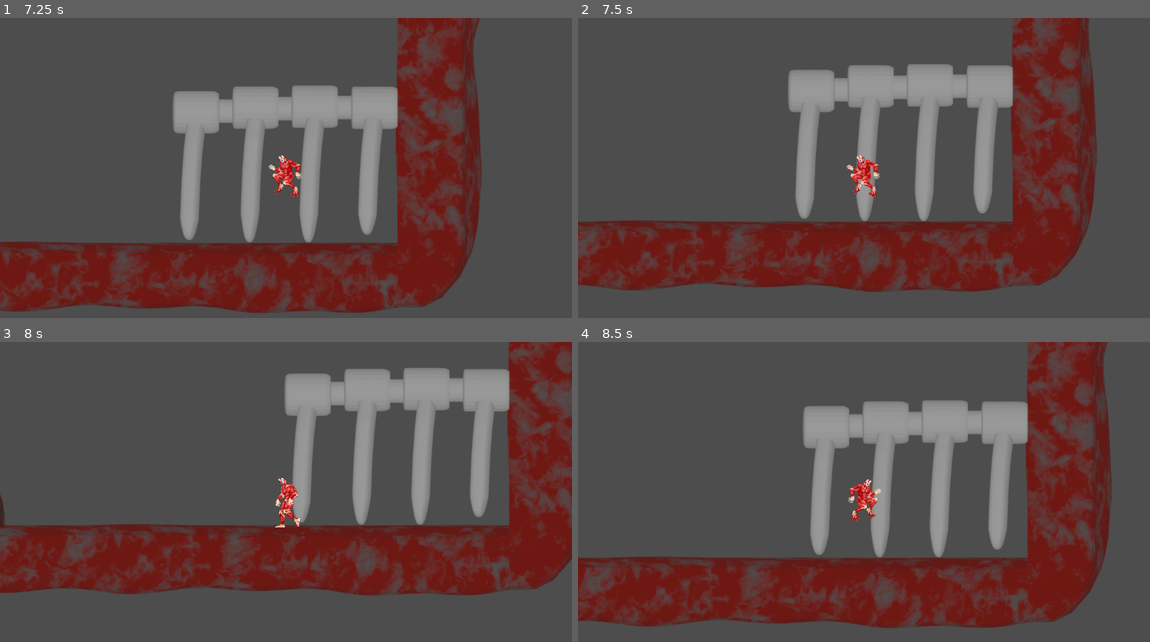
Above: before the commit, frames 1-4 (two rows, left to right).
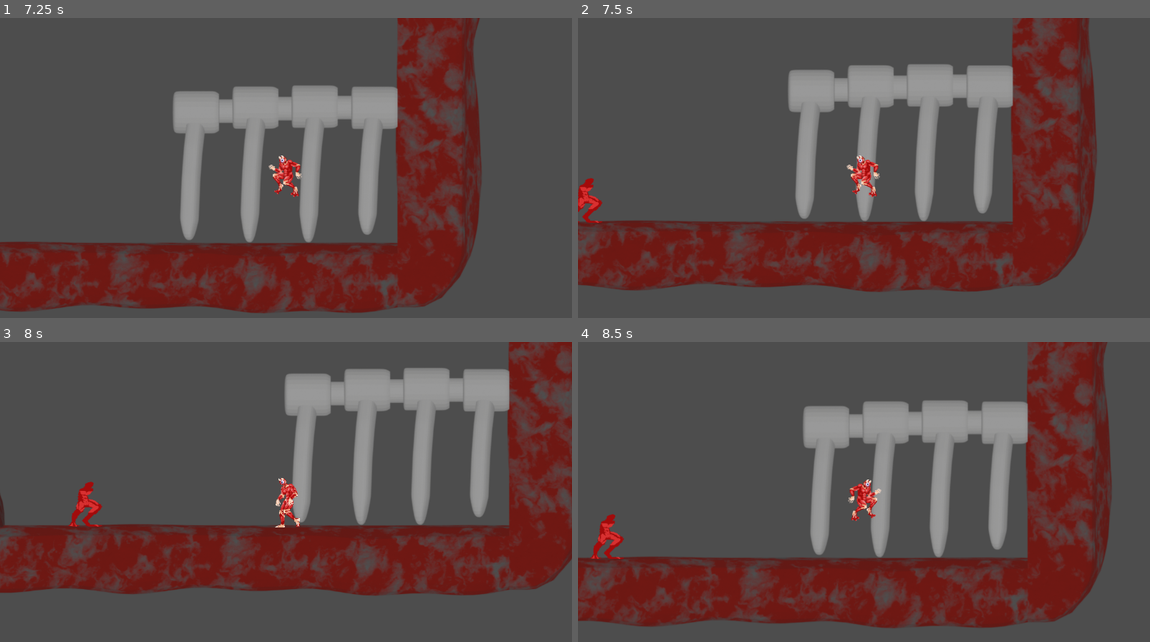
Above: after the commit, the same moments.

Repository: Terezu/Carnage
Game: Godot game, scene res://scenes/menu.tscn
Two runs of this game, one before a commit and one after it. Both use one fixed random seed, a clock stepped at 60 frames per second and the inputs below.
Inputs:
- Up to frame 1 (7.25 s): click "Start" at 0.5 s; tap Enter at 1.25 s; hold Right (ui_right) 1.28-2.78 s; tap Space (Atirar) every 0.75 s from 1.35 to 6.6 s; tap Up (Jump) at 1.52, 2.27, 3.77, 4.52, 5.27, 6.77 s; hold Left (ui_left) 2.78-3.53 s; hold Right (ui_right) 3.53-5.03 s; hold Left (ui_left) 5.03-5.78 s; hold Right (ui_right) 5.78-6.53 s; hold Left (ui_left) from 6.53 s (still down)
- Up to frame 2 (7.5 s): keep holding Left (ui_left); tap Space (Atirar) at 7.35 s
- Up to frame 3 (8 s): keep holding Left (ui_left); tap Up (Jump) at 7.52 s
- Up to frame 4 (8.5 s): release Left (ui_left) at 8.03 s; hold Right (ui_right) from 8.03 s (still down); tap Space (Atirar) at 8.1 s; tap Up (Jump) at 8.27 s

Frame 1 is identical in both runs. In frame 2, 0.3% of the frame differs, in the area x 0-5%, y 53-69%; in frame 3, 0.4%; in frame 4, 0.4%, in the area x 2-9%, y 57-73%.

Commit message:
[ADD] - Hitbox fase 2-1

Diff:
--- a/scenes/2-1.tscn
+++ b/scenes/2-1.tscn
@@ -3,6 +3,8 @@
 [ext_resource type="Texture2D" uid="uid://c0m36y0uepbcm" path="res://Sprites/1.png" id="1_okht4"]
 [ext_resource type="Texture2D" uid="uid://duitfanngwjln" path="res://Sprites/2.png" id="2_o5tts"]
 [ext_resource type="PackedScene" uid="uid://d1x1xau2urn2" path="res://scenes/Carnage.tscn" id="3_o5tts"]
+[ext_resource type="PackedScene" uid="uid://l5dam0mj6tgu" path="res://scenes/inimigo1.tscn" id="4_fjhcd"]
+[ext_resource type="PackedScene" uid="uid://baqaa1hjeb344" path="res://scenes/inimigo2.tscn" id="5_0mshq"]
 
 [node name="Node2D" type="Node2D" unique_id=949469859]
 
@@ -14,7 +16,23 @@
 
 [node name="CollisionPolygon2D" type="CollisionPolygon2D" parent="1/StaticBody2D2" unique_id=106025846]
 position = Vector2(1024, 288)
-polygon = PackedVector2Array(0, 0, 0, 128, -1896, 128, -1984, 0, -1984, -328, -1968, -392, -2008, -520, -1984, -704, -1992, -840, -1976, -992, -1880, -1088, -1832, -1088, -1832, 0)
+polygon = PackedVector2Array(0, 0, 0, 128, -1896, 128, -1984, 0, -1984, -328, -1968, -392, -2008, -520, -1984, -704, -1992, -840, -1976, -992, -1880, -1088, -1832, -1088, -1832.0001, -40.344543, -1832, 0)
+
+[node name="CollisionPolygon2D2" type="CollisionPolygon2D" parent="1/StaticBody2D2" unique_id=1148726059]
+position = Vector2(-576, 150)
+polygon = PackedVector2Array(0, 10, -56, 50, -80, 58, -120, 58, -136, 66, -152, 90, -208, 90, -224, 98, -232, 98, -232, -62, -224, -62, -216, -54, -200, -54, -136, -6, -8, -6, 0, 2)
+
+[node name="CollisionPolygon2D3" type="CollisionPolygon2D" parent="1/StaticBody2D2" unique_id=1760921499]
+position = Vector2(-808, -176)
+polygon = PackedVector2Array(8, 0, 24, -8, 80, -8, 96, -16, 96, -24, 152, -32, 224, -80, 224, -96, 96, -96, 96, -104, 88, -112, 8, -144, 0, -144, 0, 0)
+
+[node name="CollisionPolygon2D4" type="CollisionPolygon2D" parent="1/StaticBody2D2" unique_id=382952157]
+position = Vector2(1024, 32)
+polygon = PackedVector2Array(0, 8, 0, 80, -1376, 80, -1376, 168, -1456, 168, -1456, 16, -1432, 0, 0, 0)
+
+[node name="CollisionPolygon2D5" type="CollisionPolygon2D" parent="1/StaticBody2D2" unique_id=1919173965]
+position = Vector2(1024, -400)
+polygon = PackedVector2Array(0, 0, -72, -8, -616, -8, -672, 24, -672, 48, -680, 72, -672, 144, -680, 184, -672, 208, -680, 224, -664, 272, -664, 272, -664, 312, -680, 344, -776, 344, -784, 344, -800, 336, -800, 320, -816, 272, -808, 240, -808, 200, -808, 128, -816, 72, -800, 24, -864, -8, -1488, -8, -1504, -48, -1496, -80, -1480, -96, -1432, -96, 0, -96)
 
 [node name="2" type="Sprite2D" parent="." unique_id=2096041955]
 position = Vector2(-520, -288)
@@ -26,5 +44,35 @@
 position = Vector2(-1040, 288)
 polygon = PackedVector2Array(8, 0, 1728, 0, 1728, -1104, 1776, -1104, 1872, -992, 1872, 0, 1768, 128, 16, 128, 16, 0)
 
+[node name="CollisionPolygon2D2" type="CollisionPolygon2D" parent="2/StaticBody2D2" unique_id=1751850957]
+position = Vector2(-1024, 112)
+polygon = PackedVector2Array(8, 0, 48, 0, 64, 16, 64, 80, 80, 88, 144, 88, 152, 48, 152, -8, 144, -24, 136, -72, 128, -80, 0, -80, 0, 0)
+
+[node name="CollisionPolygon2D3" type="CollisionPolygon2D" parent="2/StaticBody2D2" unique_id=669500694]
+position = Vector2(-1024, -400)
+polygon = PackedVector2Array(0, 0, 32, 0, 88, -8, 120, -16, 120, -24, 128, -48, 128, -64, 120, -88, 72, -96, 0, -96)
+
+[node name="CollisionPolygon2D4" type="CollisionPolygon2D" parent="2/StaticBody2D2" unique_id=102600199]
+position = Vector2(-504, -416)
+polygon = PackedVector2Array(0, 0, 16, 24, 32, 40, 112, 40, 184, 32, 248, 32, 344, 48, 352, 40, 344, 16, 360, -8, 360, -32, 352, -40, 336, -48, 256, -64, 120, -64, 16, -48, 0, -40, 0, -24)
+
+[node name="CollisionPolygon2D5" type="CollisionPolygon2D" parent="2/StaticBody2D2" unique_id=1614898688]
+position = Vector2(272, -480)
+polygon = PackedVector2Array(0, 0, 0, 16, 8, 24, 0, 56, 0, 64, 8, 72, 16, 88, 56, 112, 96, 112, 128, 104, 208, 104, 272, 104, 328, 88, 344, 80, 360, 80, 408, 96, 416, 96, 416, -8, 256, -8, 176, 0)
+
+[node name="CollisionPolygon2D6" type="CollisionPolygon2D" parent="2/StaticBody2D2" unique_id=294473396]
+position = Vector2(-528, 288)
+polygon = PackedVector2Array(0, 0, 192, 0, 192, -40, 184, -64, 184, -80, 160, -104, 152, -104, 152, -272, 96, -272, 56, -280, 48, -280, 48, -96, 32, -96, 16, -80, 16, -72, 8, -56, 0, -16)
+
+[node name="CollisionPolygon2D7" type="CollisionPolygon2D" parent="2/StaticBody2D2" unique_id=1678968947]
+position = Vector2(680, 56)
+polygon = PackedVector2Array(0, 0, 8, 0, 8, -88, -88, -88, -88, -64, -120, -64, -120, -88, -208, -88, -208, -64, -240, -64, -240, -80, -248, -88, -320, -88, -328, -80, -328, -56, -360, -56, -360, -72, -448, -72, -448, 0, -440, 8, -368, 8, -360, 0, -360, -16, -328, -16, -328, -8, -320, 0, -248, 0, -240, -8, -240, -16, -208, -16, -208, -8, -200, 0, -128, 0, -120, -8, -120, -24, -88, -24, -88, -8, -80, 0)
+
 [node name="Carnage" parent="." unique_id=26066746 instance=ExtResource("3_o5tts")]
 position = Vector2(0, -88)
+
+[node name="CharacterBody2D" parent="." unique_id=1736772193 instance=ExtResource("4_fjhcd")]
+position = Vector2(-696, -56)
+
+[node name="CharacterBody2D2" parent="." unique_id=1020049926 instance=ExtResource("5_0mshq")]
+position = Vector2(-2168, -312)
--- a/scenes/inimigo1.tscn
+++ b/scenes/inimigo1.tscn
@@ -25,7 +25,7 @@
 [sub_resource type="RectangleShape2D" id="RectangleShape2D_6by7b"]
 size = Vector2(216, 88)
 
-[node name="CharacterBody2D" type="CharacterBody2D" unique_id=1736772193 groups=["Inimigos"]]
+[node name="CharacterBody2D" type="CharacterBody2D" unique_id=1736772193 groups=["InimigoPulo", "Inimigos"]]
 collision_layer = 2
 script = ExtResource("1_6by7b")
 
--- a/scenes/inimigo2.tscn
+++ b/scenes/inimigo2.tscn
@@ -20,7 +20,7 @@
 [sub_resource type="RectangleShape2D" id="RectangleShape2D_bvrc0"]
 size = Vector2(16, 100)
 
-[node name="CharacterBody2D" type="CharacterBody2D" unique_id=1020049926 groups=["Inimigos"]]
+[node name="CharacterBody2D" type="CharacterBody2D" unique_id=1020049926 groups=["InimigoTiro", "Inimigos"]]
 
 [node name="AnimatedSprite2D" type="AnimatedSprite2D" parent="." unique_id=2104051708]
 sprite_frames = SubResource("SpriteFrames_jf7wn")
